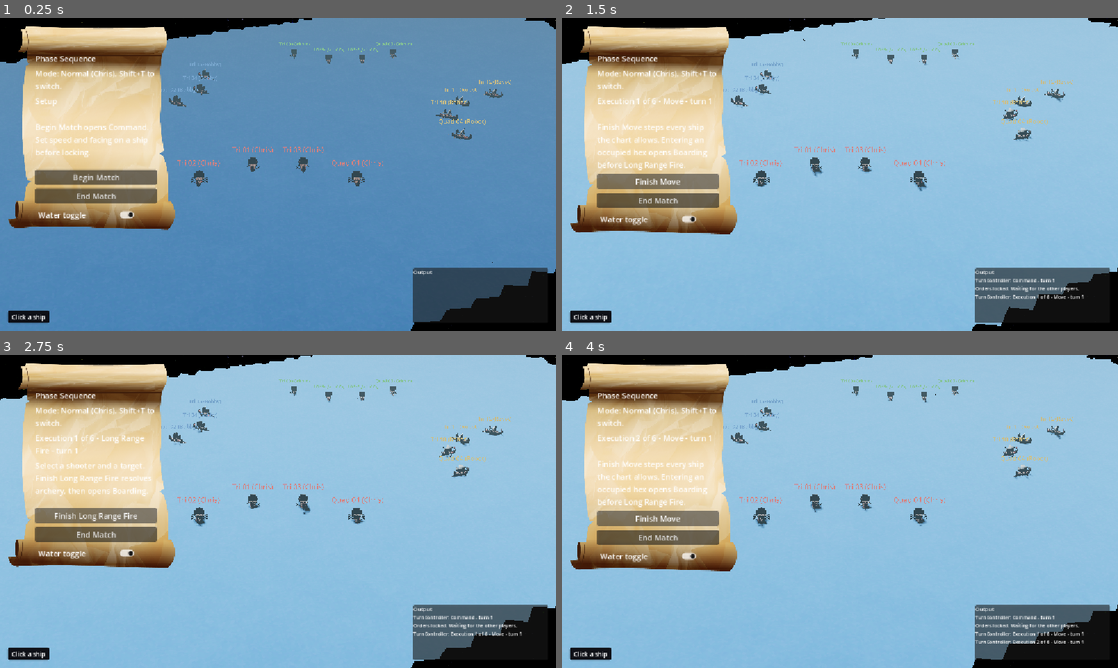
Above: before the commit, frames 1-4 (two rows, left to right).
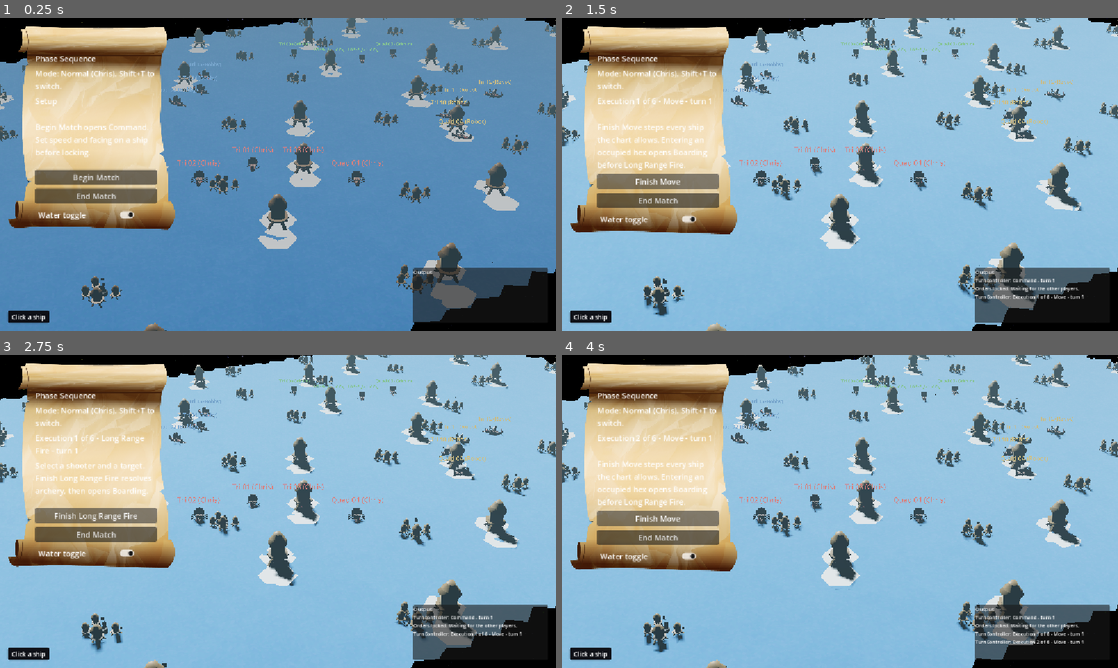
Above: after the commit, the same moments.

Repository: SamEBart/COM_429_RammingSpeed
Game: Godot game, scene res://scenes/GameScene.tscn
Same seed, same stepped clock (60 frames per second), same inputs: the game is played once before the commit and once after it.
Inputs:
- Up to frame 1 (0.25 s): no input
- Up to frame 2 (1.5 s): click "Begin Match" at 0.5 s; click "Ready" at 1.25 s
- Up to frame 3 (2.75 s): click "Finish Move" at 2 s
- Up to frame 4 (4 s): click "Finish Long Range Fire" at 2.75 s; click "Finish Boarding" at 3.5 s

The runs differ from the first frame. In frame 1, 7.1% of the frame differs, in the area x 0-100%, y 0-100%; in frame 2, 7.9%; in frame 3, 7.9%; in frame 4, 7.9%.

Commit message:
Working on figuring out terrain tile placement/logic. Working on the 2x1 rocky beach tile currently

Diff:
--- a/Resources/GenerationSettings/Desert_oasis.tres
+++ b/Resources/GenerationSettings/Desert_oasis.tres
@@ -21,21 +21,12 @@
 script = ExtResource("1_07xjw")
 tiles = Array[ExtResource("2_2d2ag")]([ExtResource("4_0x1xi"), ExtResource("3_om64t"), ExtResource("5_xyh1h")])
 biome_weights = Array[float]([0.2, 1.0, 1.0])
-tile_size = 1.0
-debug = false
 map_seed = 830
-map_shape = 0
 radius = 50
 biome_noise = SubResource("FastNoiseLite_5msdv")
-modify_height = true
-hill_height = 0.5
 heightmap_treshold = 0.5
 heightmap_noise = SubResource("FastNoiseLite_jjfev")
-create_water = true
 ocean_tile = ExtResource("1_l8qs3")
 ocean_noise = SubResource("FastNoiseLite_gruh4")
-ocean_height = -0.4
 ocean_treshold = 0.79
 spawn_villages = false
-map_edge_buffer = 2
-spacing = 6
--- a/Resources/GenerationSettings/Islands.tres
+++ b/Resources/GenerationSettings/Islands.tres
@@ -28,4 +28,5 @@
 ocean_tile = ExtResource("1_bc6dd")
 ocean_noise = SubResource("FastNoiseLite_3udsx")
 ocean_height = -0.5
-spawn_villages = false
+map_edge_buffer = 1
+spacing = 4
--- a/scenes/GameScene.tscn
+++ b/scenes/GameScene.tscn
@@ -8,12 +8,13 @@
 [ext_resource type="Script" uid="uid://bne86up5eweyd" path="res://scripts/WorldGen/object_placer.gd" id="9_p13dw"]
 [ext_resource type="Script" uid="uid://bdy82nphtcvus" path="res://scripts/pathfinder.gd" id="10_0b4my"]
 [ext_resource type="PackedScene" uid="uid://5hq7deseilvo" path="res://scenes/POI/VillageScene.tscn" id="10_hcqfn"]
+[ext_resource type="PackedScene" uid="uid://bd0x14n4sxbv6" path="res://scenes/POI/village_scene_02.tscn" id="10_qitmq"]
 [ext_resource type="PackedScene" uid="uid://xm2lgya4capr" path="res://scenes/Cursors/hexagon_cursor.tscn" id="11_rshvd"]
 [ext_resource type="PackedScene" uid="uid://bb3hit25an5ti" path="res://scenes/Cursors/path_overlay.tscn" id="12_0kgq4"]
 [ext_resource type="Script" uid="uid://8c4mygj6ghrg" path="res://scripts/interaction.gd" id="12_tt8b8"]
 [ext_resource type="PackedScene" uid="uid://cqxjxq25t6wuy" path="res://scenes/Cursors/unit_cursor.tscn" id="13_ydfkh"]
 [ext_resource type="PackedScene" path="res://scenes/ui/phase_hud.tscn" id="14_phasehud"]
-[ext_resource type="PackedScene" path="res://scenes/ui/ship_card.tscn" id="15_shipstats"]
+[ext_resource type="PackedScene" uid="uid://bobxyec6w7tm7" path="res://scenes/ui/ship_card.tscn" id="15_shipstats"]
 
 [sub_resource type="Environment" id="Environment_f2ci6"]
 background_mode = 3
@@ -39,9 +40,9 @@
 
 [node name="World" type="Node3D" unique_id=2059965356 groups=["all_sounds"]]
 
-[node name="PhaseHud" parent="." instance=ExtResource("14_phasehud")]
+[node name="PhaseHud" parent="." unique_id=793575313 instance=ExtResource("14_phasehud")]
 
-[node name="ShipStats" parent="." instance=ExtResource("15_shipstats")]
+[node name="ShipStats" parent="." unique_id=1330211925 instance=ExtResource("15_shipstats")]
 
 [node name="CameraParent" type="Node3D" parent="." unique_id=196652453]
 transform = Transform3D(1, 0, 0, 0, 1, 0, 0, 0, 1, -0.117906, 15.1842, 10.1434)
@@ -94,10 +95,11 @@
 spawn_close_for_testing = true
 test_spawn_gap = 8
 camera_rig = NodePath("../../CameraParent")
+village = ExtResource("10_hcqfn")
+village_02 = ExtResource("10_qitmq")
 
 [node name="ObjectPlacer" type="Node" parent="Builder" unique_id=187523474]
 script = ExtResource("9_p13dw")
-village = ExtResource("10_hcqfn")
 
 [node name="Pathfinder" type="Node" parent="Builder" unique_id=1293894748]
 script = ExtResource("10_0b4my")
--- a/scenes/POI/VillageScene.tscn
+++ b/scenes/POI/VillageScene.tscn
@@ -48,43 +48,44 @@
 [sub_resource type="QuadMesh" id="QuadMesh_ujkuu"]
 material = SubResource("StandardMaterial3D_2pql6")
 
-[node name="VillageScene" type="Node3D"]
+[node name="VillageScene" type="Node3D" unique_id=1457682501]
 
-[node name="hut4" parent="." instance=ExtResource("1_0a0r6")]
+[node name="hut4" parent="." unique_id=1448141500 instance=ExtResource("1_0a0r6")]
 transform = Transform3D(0.202831, 0, 0, 0, 0.202831, 0, 0, 0, 0.202831, -0.0440123, 0.0774747, -0.52412)
 
-[node name="hut5" parent="." instance=ExtResource("1_0a0r6")]
+[node name="hut5" parent="." unique_id=1449999560 instance=ExtResource("1_0a0r6")]
 transform = Transform3D(0.216965, 0, 0, 0, 0.222856, 0, 0, 0, 0.213956, -0.126596, 0.0774747, -0.696099)
 
-[node name="hut6" parent="." instance=ExtResource("1_0a0r6")]
+[node name="hut6" parent="." unique_id=1614018552 instance=ExtResource("1_0a0r6")]
 transform = Transform3D(0.137871, 0, -0.148768, 0, 0.202831, 0, 0.148768, 0, 0.137871, -0.0988676, 0.0774747, 0.737494)
 
-[node name="hut7" parent="." instance=ExtResource("1_0a0r6")]
+[node name="hut7" parent="." unique_id=1505084975 instance=ExtResource("1_0a0r6")]
 transform = Transform3D(0.147479, 0, -0.156927, 0, 0.222856, 0, 0.159134, 0, 0.145433, -0.0288631, 0.0774747, 0.560022)
 
-[node name="CSGCylinder3D" type="CSGCylinder3D" parent="."]
+[node name="CSGCylinder3D" type="CSGCylinder3D" parent="." unique_id=1328464634]
 transform = Transform3D(1, 0, 0, 0, 1, 0, 0, 0, 1, 0.0416322, 0.0853689, 0.0892119)
 radius = 0.15
 height = 0.2
 material = SubResource("StandardMaterial3D_chw8l")
 
-[node name="GPUParticles3D" type="GPUParticles3D" parent="CSGCylinder3D"]
+[node name="GPUParticles3D" type="GPUParticles3D" parent="CSGCylinder3D" unique_id=1088309926]
 transform = Transform3D(1, 0, 0, 0, 1, 0, 0, 0, 1, 0, 0.0684385, 0)
 amount = 10
 preprocess = 1.0
 randomness = 0.3
 transform_align = 1
+transform_align_channel_filter = 1
 process_material = SubResource("ParticleProcessMaterial_2n8n2")
 draw_pass_1 = SubResource("QuadMesh_ujkuu")
 
-[node name="hut2_0" parent="." instance=ExtResource("2_j1lqh")]
+[node name="hut2_0" parent="." unique_id=2014721100 instance=ExtResource("2_j1lqh")]
 transform = Transform3D(0.576407, -0.00232085, 0.817159, 0.00197434, 0.999997, 0.00144747, -0.81716, 0.000779014, 0.57641, -0.485907, 0.625004, -0.32129)
 
-[node name="hut2_1" parent="." instance=ExtResource("2_j1lqh")]
+[node name="hut2_1" parent="." unique_id=197047626 instance=ExtResource("2_j1lqh")]
 transform = Transform3D(0.664172, -0.000991301, -0.221076, 0.00138204, 0.699998, 0.00101323, 0.221074, -0.00139785, 0.664172, 0.209579, 0.466212, -0.626877)
 
-[node name="hut2_2" parent="." instance=ExtResource("2_j1lqh")]
+[node name="hut2_2" parent="." unique_id=1628093918 instance=ExtResource("2_j1lqh")]
 transform = Transform3D(-0.448017, 0.000106015, 0.537849, 0.00138204, 0.699998, 0.00101323, -0.537847, 0.00171039, -0.448015, -0.425025, 0.467599, 0.474869)
 
-[node name="hut2_3" parent="." instance=ExtResource("2_j1lqh")]
+[node name="hut2_3" parent="." unique_id=348484082 instance=ExtResource("2_j1lqh")]
 transform = Transform3D(0.0759841, 0.000857227, -0.695863, 0.00138204, 0.699998, 0.00101323, 0.695862, -0.00148385, 0.0759821, 0.615186, 0.467599, -0.0931837)
--- /dev/null
+++ b/scenes/POI/village_scene_02.tscn
@@ -0,0 +1,76 @@
+[gd_scene format=3 uid="uid://bd0x14n4sxbv6"]
+
+[ext_resource type="PackedScene" uid="uid://brdh662e3tx8f" path="res://assets/Meshes/Structures/hut2.0.glb" id="2_6pwvx"]
+[ext_resource type="PackedScene" uid="uid://dkibj7jx3x1db" path="res://assets/Meshes/Tiles/flathexagon.glb" id="2_je1ad"]
+
+[sub_resource type="StandardMaterial3D" id="StandardMaterial3D_chw8l"]
+albedo_color = Color(0.439049, 0.439049, 0.439049, 1)
+
+[sub_resource type="Curve" id="Curve_iro1y"]
+_data = [Vector2(0.891176, 1), 0.0, 0.0, 0, 0, Vector2(1, 0), -2.5102, 0.0, 0, 0]
+point_count = 2
+
+[sub_resource type="CurveTexture" id="CurveTexture_1pdq4"]
+curve = SubResource("Curve_iro1y")
+
+[sub_resource type="Gradient" id="Gradient_heas4"]
+offsets = PackedFloat32Array(0.487179, 0.647436)
+colors = PackedColorArray(0.809266, 0.335834, 3.85046e-07, 1, 0.0962047, 0.0962048, 0.0962047, 1)
+
+[sub_resource type="GradientTexture1D" id="GradientTexture1D_max10"]
+gradient = SubResource("Gradient_heas4")
+
+[sub_resource type="Curve" id="Curve_0j2bh"]
+_data = [Vector2(0, 1), 0.0, 0.0, 0, 0, Vector2(0.602941, 1), 0.034486, 0.034486, 0, 0, Vector2(1, 0.0167437), -6.75519, 0.0, 0, 0]
+point_count = 3
+
+[sub_resource type="CurveTexture" id="CurveTexture_6jm2d"]
+curve = SubResource("Curve_0j2bh")
+
+[sub_resource type="ParticleProcessMaterial" id="ParticleProcessMaterial_2n8n2"]
+emission_shape = 1
+emission_sphere_radius = 0.08
+gravity = Vector3(0, 5, 0)
+damping_min = 3.0
+damping_max = 5.0
+scale_min = 0.1
+scale_max = 0.2
+scale_curve = SubResource("CurveTexture_6jm2d")
+color_ramp = SubResource("GradientTexture1D_max10")
+alpha_curve = SubResource("CurveTexture_1pdq4")
+
+[sub_resource type="StandardMaterial3D" id="StandardMaterial3D_2pql6"]
+transparency = 1
+specular_mode = 2
+disable_ambient_light = true
+vertex_color_use_as_albedo = true
+
+[sub_resource type="QuadMesh" id="QuadMesh_ujkuu"]
+material = SubResource("StandardMaterial3D_2pql6")
+
+[node name="VillageScene" type="Node3D" unique_id=1457682501]
+
+[node name="CSGCylinder3D" type="CSGCylinder3D" parent="." unique_id=1328464634]
+transform = Transform3D(1, 0, 0, 0, 1, 0, 0, 0, 1, 0.33438373, 0.0853689, 0.37211892)
+radius = 0.15
+height = 0.2
+material = SubResource("StandardMaterial3D_chw8l")
+
+[node name="GPUParticles3D" type="GPUParticles3D" parent="CSGCylinder3D" unique_id=1088309926]
+transform = Transform3D(1, 0, 0, 0, 1, 0, 0, 0, 1, 0, 0.0684385, 0)
+amount = 10
+preprocess = 1.0
+randomness = 0.3
+transform_align = 1
+transform_align_channel_filter = 1
+process_material = SubResource("ParticleProcessMaterial_2n8n2")
+draw_pass_1 = SubResource("QuadMesh_ujkuu")
+
+[node name="hut2_0" parent="." unique_id=2014721100 instance=ExtResource("2_6pwvx")]
+transform = Transform3D(1.1528144, -0.0046417005, 1.6343186, 0.0039486806, 1.9999939, 0.0028949543, -1.6343205, 0.0015580287, 1.1528201, -0.4389515, 1.2845379, -0.25939757)
+
+[node name="Tile 01" parent="." unique_id=1019544963 instance=ExtResource("2_je1ad")]
+transform = Transform3D(1, 0, 0, 0, 1, 0, 0, 0, 1, 0.0076830387, 0.08221173, -0.0002309084)
+
+[node name="Tile 02" parent="." unique_id=1432555084 instance=ExtResource("2_je1ad")]
+transform = Transform3D(1, 0, 0, 0, 1, 0, 0, 0, 1, -1.4872466, 0.08221173, -0.8623171)
--- a/scripts/WorldGen/object_placer.gd
+++ b/scripts/WorldGen/object_placer.gd
@@ -1,9 +1,7 @@
 extends Node
 class_name ObjectPlacer
 
-@export var village : PackedScene
-
-func place_villages(tiles : Array[Tile], spacing : int):
+func place_terrain(tiles: Array[Tile], spacing: int, object_to_place: PackedScene, biome: String):
 	var tiles_copy = tiles.duplicate(true) #copy tiles and leave original unaffected
 	var placed_positions = []
 	var current_index = 0
@@ -30,14 +28,50 @@
 
 		if valid:
 			placed_positions.append(Vector2(candidate.pos_data.grid_position.x, candidate.pos_data.grid_position.y))
-			spawn_on_tile(candidate, village)
-			for n in candidate.neighbors:
-				n.placeable = false
+			spawn_on_tile(candidate, object_to_place, biome)
+
+			#Temp rotation to "front"/"north"/"up"
+			candidate.global_rotation_degrees = Vector3(0, 0, 0)
+
+#			for n in WorldMap.get_tile_neighbors(candidate):
+#				n.placeable = false
+	print("placed " + str(placed_positions.size()) + " in " + str(current_index) + " attempts")
+
+func place_villages(tiles : Array[Tile], spacing : int, object: PackedScene):
+	var tiles_copy = tiles.duplicate(true) #copy tiles and leave original unaffected
+	var placed_positions = []
+	var current_index = 0
+	tiles_copy.shuffle()
+
+	while current_index < tiles_copy.size():
+		# Select random tile from array
+		var candidate : Tile = tiles_copy[current_index]
+		current_index += 1
+
+		if not candidate.placeable:
+			continue
+		var valid = true
+
+		# check against previous villages
+		for previous : Vector2 in placed_positions:
+			var c_diff = abs(previous.x - candidate.pos_data.grid_position.x)
+			var r_diff = abs(previous.y - candidate.pos_data.grid_position.y)
+			var delta = abs((previous.x + previous.y) - (candidate.pos_data.grid_position.x + candidate.pos_data.grid_position.y))
+			var ring_distance = max(c_diff, r_diff, delta)
+			if ring_distance <= spacing:
+				valid = false
+				break
+
+		if valid and candidate.biome != "Village":
+			placed_positions.append(Vector2(candidate.pos_data.grid_position.x, candidate.pos_data.grid_position.y))
+			spawn_on_tile(candidate, object, "Village")
+#			for n in WorldMap.get_tile_neighbors(candidate):
+#				n.placeable = false
 	print("placed " + str(placed_positions.size()) + " in " + str(current_index) + " attempts")
 
 
 # Spawn an object on a tile
-func spawn_on_tile(tile : Tile, scene : PackedScene):
+func spawn_on_tile(tile : Tile, scene : PackedScene, biome: String):
 	if not tile or not scene:
 		push_warning("tile not found!")
 		return
@@ -46,6 +80,8 @@
 	add_child(instance)
 	call_deferred("position_object", instance, tile.global_position)
 
+	tile.biome = biome
+
 
 func position_object(object : Node3D, target_location : Vector3):
 	object.position = target_location
--- a/scripts/WorldGen/tile.gd
+++ b/scripts/WorldGen/tile.gd
@@ -1,7 +1,7 @@
 extends Node3D
 class_name Tile
 
-enum biome_type {Grassland, Forest, Desert, Ocean, Tundra, Mountain}
+enum biome_type {Grassland, Forest, Desert, Ocean, Tundra, Beach, Island, Mountain, Village}
 var biome : String
 var mesh_data : TileMeshData
 var pos_data : PositionData
--- a/scripts/WorldGen/world_gen.gd
+++ b/scripts/WorldGen/world_gen.gd
@@ -20,6 +20,11 @@
 @export var camera_rig: Node3D
 
 var allies = 2
+
+## Different Terrain Tiles to Place (for now villages)
+@export_category("Terrain Spawning")
+@export var village : PackedScene
+@export var village_02 : PackedScene
 
 ## What to create
 var myShip = preload("res://scenes/Units/prototype_unit.tscn")
@@ -303,7 +308,11 @@
 	## Spawn villages
 	if settings.spawn_villages:
 		var placeable = get_placeable_tiles()
-		object_placer.place_villages(placeable, settings.spacing)
+		object_placer.place_villages(placeable, settings.spacing, village)
+		interval["Spawn Villages -- "] = Time.get_ticks_msec()
+
+		placeable = get_placeable_tiles()
+		object_placer.place_villages(placeable, settings.spacing, village_02)
 		interval["Spawn Villages -- "] = Time.get_ticks_msec()
 
 	print_generation_results(starttime, interval)
Not shown: 1 places in Resources/GenerationSettings/Desert_oasis.tres that only renumber resources
Not shown, added: assets/Audio/CombatMusic.ogg.import
Not shown, added: assets/Audio/ram speedd music.ogg.import
Not shown: 1 places in scenes/POI/VillageScene.tscn that only renumber resources
